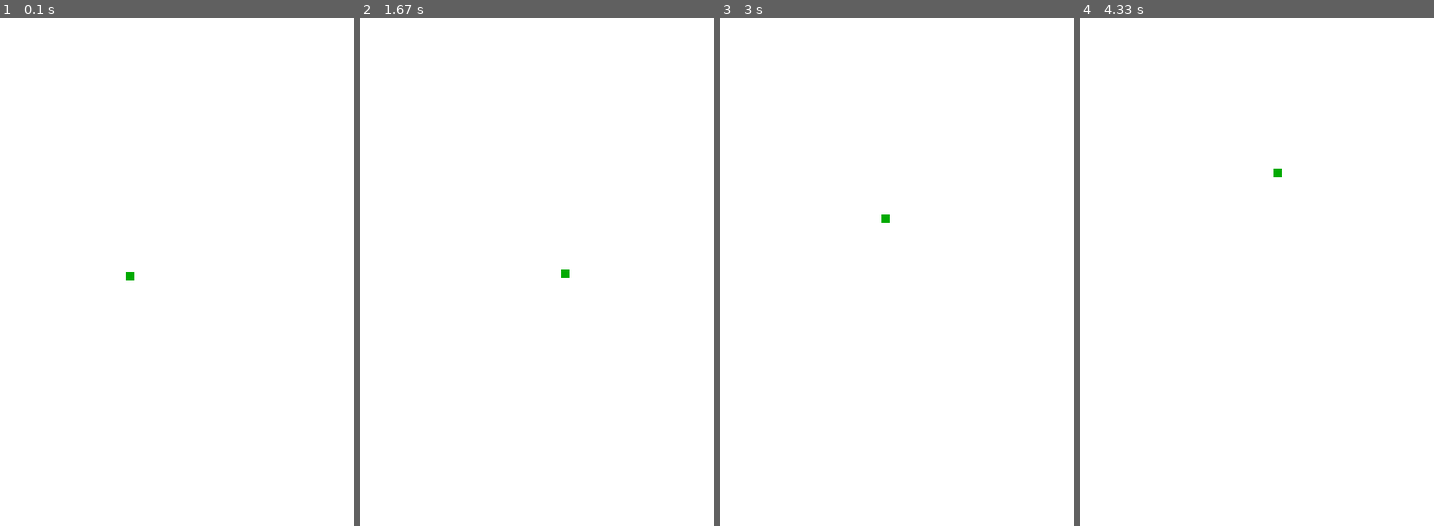
Above: before the commit, frames 1-4 (left to right).
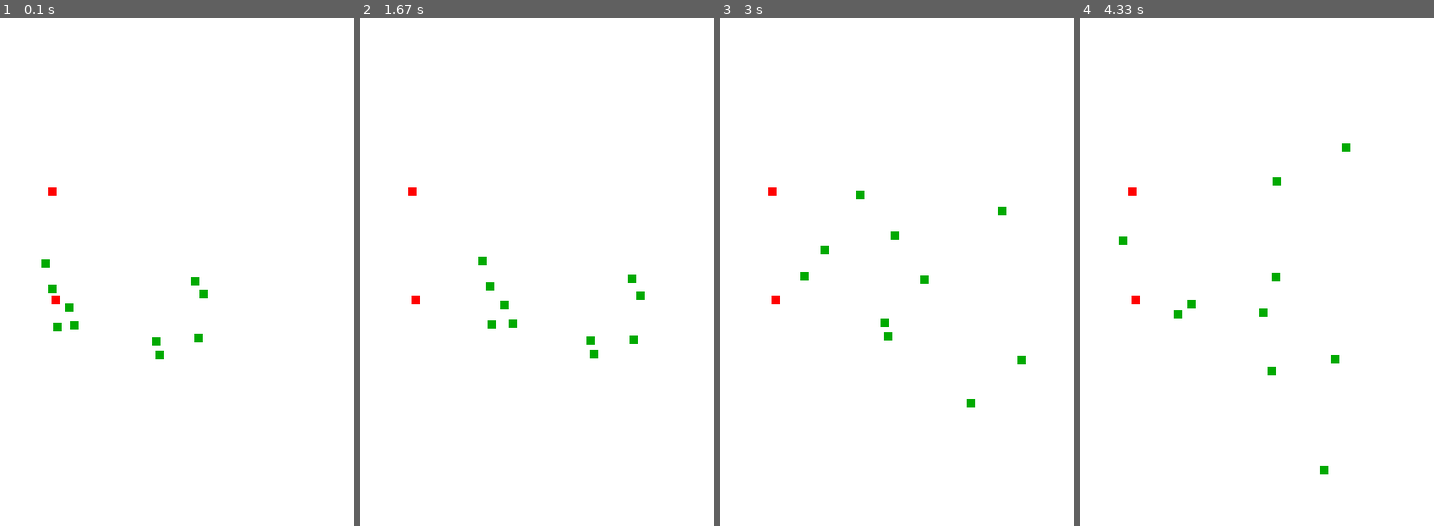
Above: after the commit, the same moments.

Repository: Florian-DELRIEU/IA-PreyPredators
Game: pygame game, started from main.py
Two runs of this game, one before a commit and one after it. Both use one fixed random seed, a clock stepped at 60 frames per second and the inputs below.
Inputs:
- Up to frame 1 (0.1 s): no input
- Up to frame 2 (1.67 s): no input
- Up to frame 3 (3 s): no input
- Up to frame 4 (4.33 s): no input

The runs differ from the first frame. In frame 1, 0.5% of the frame differs, in the area x 11-59%, y 33-68%; in frame 2, 0.5%; in frame 3, 0.5%; in frame 4, 0.5%.

Commit message:
[0.2] - prey and predators - add random pos - add custom move for predators

Diff:
--- a/classes.py
+++ b/classes.py
@@ -6,9 +6,11 @@
 RED = (255, 0, 0)
 
 class blob:
-    def __init__(self,x,y,is_predator):
-        self.x = x
-        self.y = y
+    def __init__(self,x=None,y=None,is_predator=False):
+        if x is None:   self.x = random.randint(300,500)
+        else:           self.x = x
+        if y is None:   self.y = random.randint(200,400)
+        else:           self.y = y
         self.is_predator = is_predator
         self.size = 10
         self.color = RED if is_predator else GREEN
@@ -20,6 +22,8 @@
         pygame.draw.rect(window, self.color, (self.x, self.y, self.size, self.size))
 
     def move(self,method = "random"):
+        if not self.is_predator:    method = "random"
+        if self.is_predator:        method = "predator"
         self.iteration += 1
         if method == "random":
             self.x += self.speed * np.cos(self.direction)
@@ -27,3 +31,5 @@
             if self.iteration == 100:
                 self.direction = random.randint(0,360)
                 self.iteration -= 100
+        if method == "predator":
+            pass
--- a/main.py
+++ b/main.py
@@ -16,7 +16,8 @@
 RED = (255, 0, 0)
 
 # Blobs
-B = blob(400,300,False)
+Preys = [blob(None,None,False) for _ in range (10)]
+Predators = [blob(None,None,True) for _ in range (2)]
 
 # Boucle principale
 running = True
@@ -26,8 +27,10 @@
             running = False
         # Dessiner la fenêtre
     window.fill(WHITE)
-    B.draw(window)
-    B.move()
+    # move all blobs
+    for blob in Preys + Predators:
+        blob.draw(window)
+        blob.move()
     pygame.display.update()
 
 # Quitter Pygame
